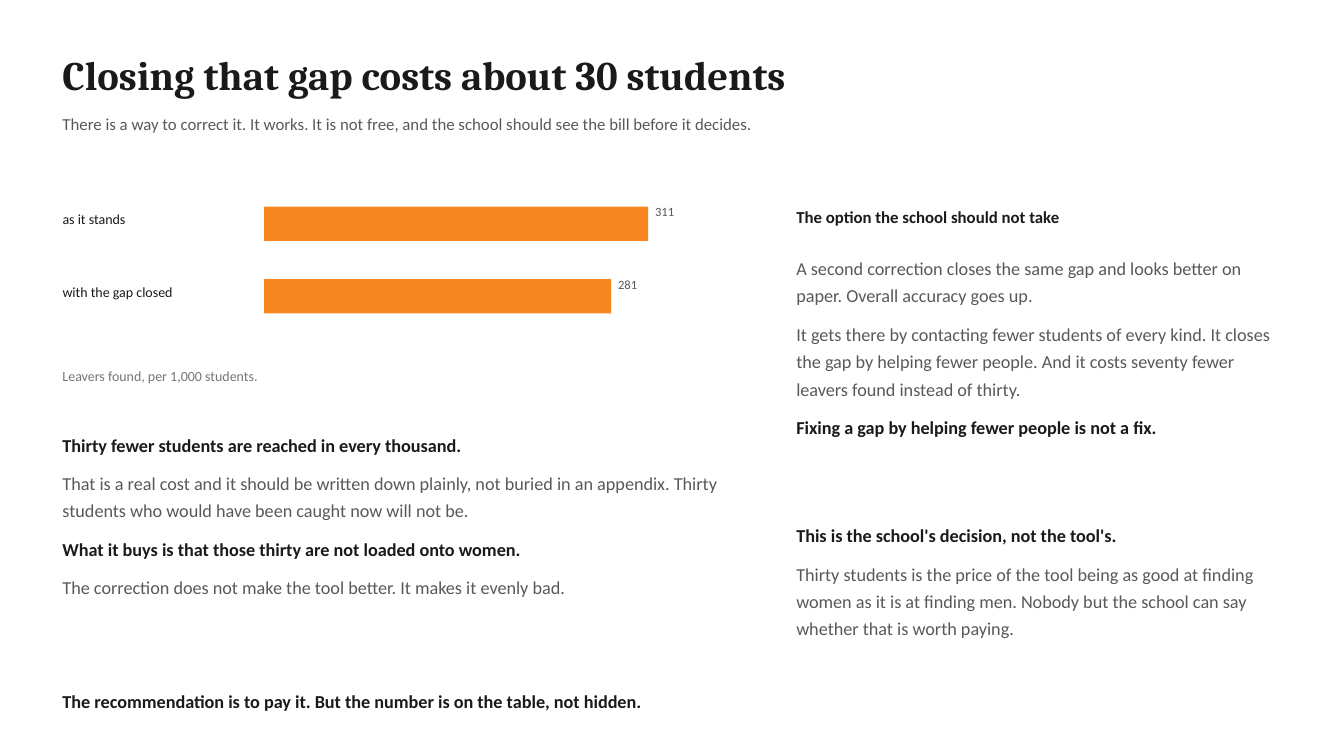
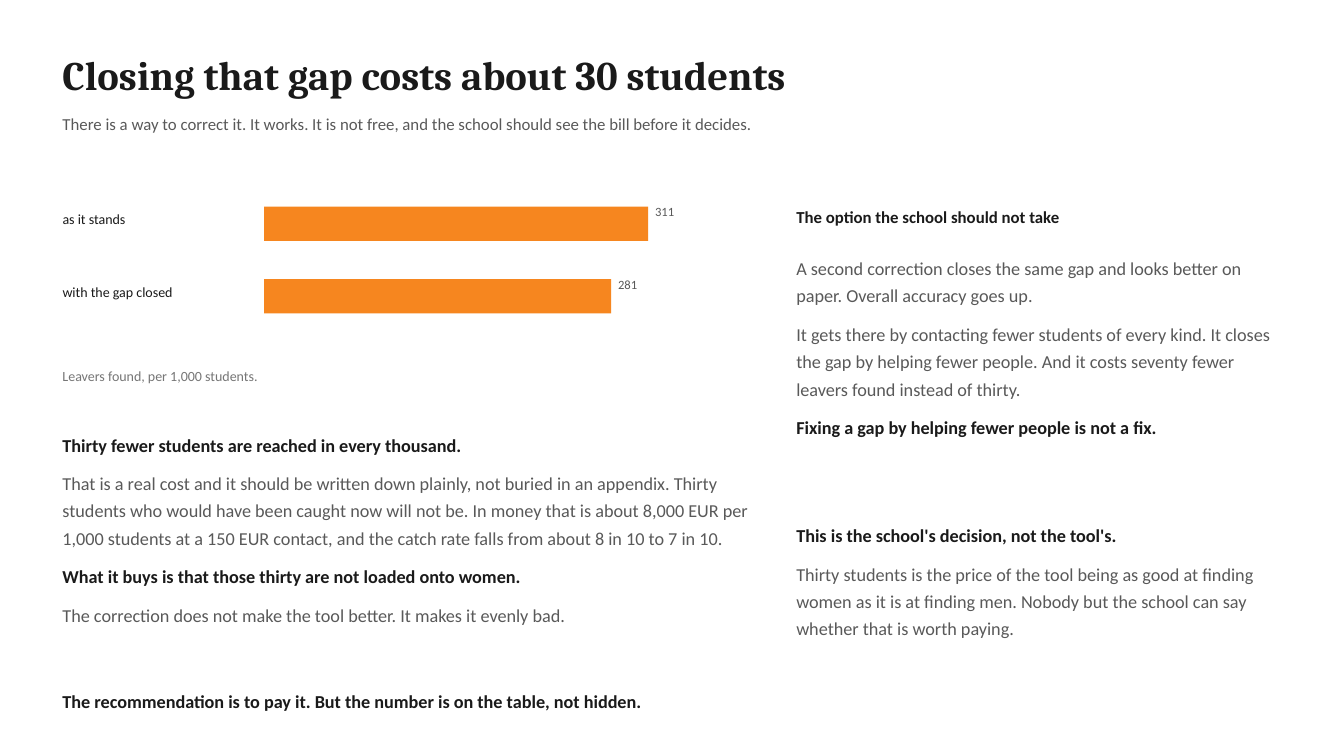
Before and after one commit to jeryldev/pgdaiml-capstone, a slide deck: slide 8 of presentations/business.pptx. Drawn at 1344x756 pixels with LibreOffice and Linux fonts; fonts in the diff are those of the drawing. Boxes give left, top, right and bottom in pixels: in the first picture for what was removed or moved away, otherwise in the second. Text is boxed around its words. In the diff, an @@ line names an element or a change of style, - is before the commit and + after.

```diff
--- a/presentations/business.pptx
+++ b/presentations/business.pptx
@@ text at bbox=[62, 477, 748, 547]: text changed @@
-That is a real cost and it should be written down plainly, not buried in an appendix. Thirty students who would have been caught now will not be.
+That is a real cost and it should be written down plainly, not buried in an appendix. Thirty students who would have been caught now will not be. In money that is about 8,000 EUR per 1,000 students at a 150 EUR contact, and the catch rate falls from about 8 in 10 to 7 in 10.
```
Also in this commit, not shown: 4 other slides changed, 10 other files.
